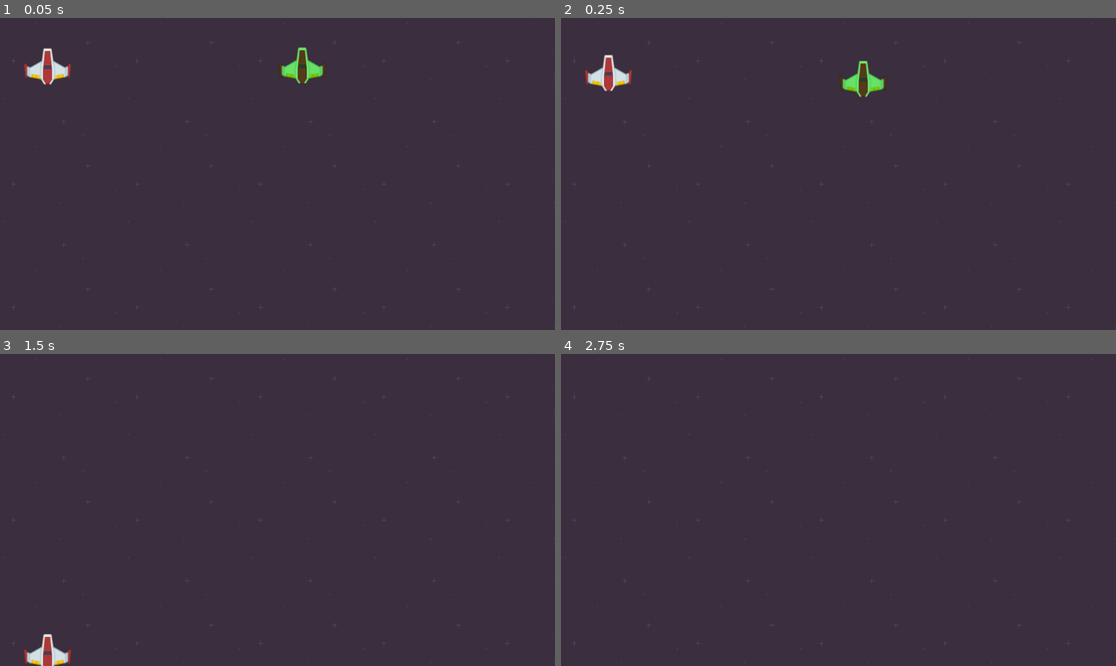
Above: before the commit, frames 1-4 (two rows, left to right).
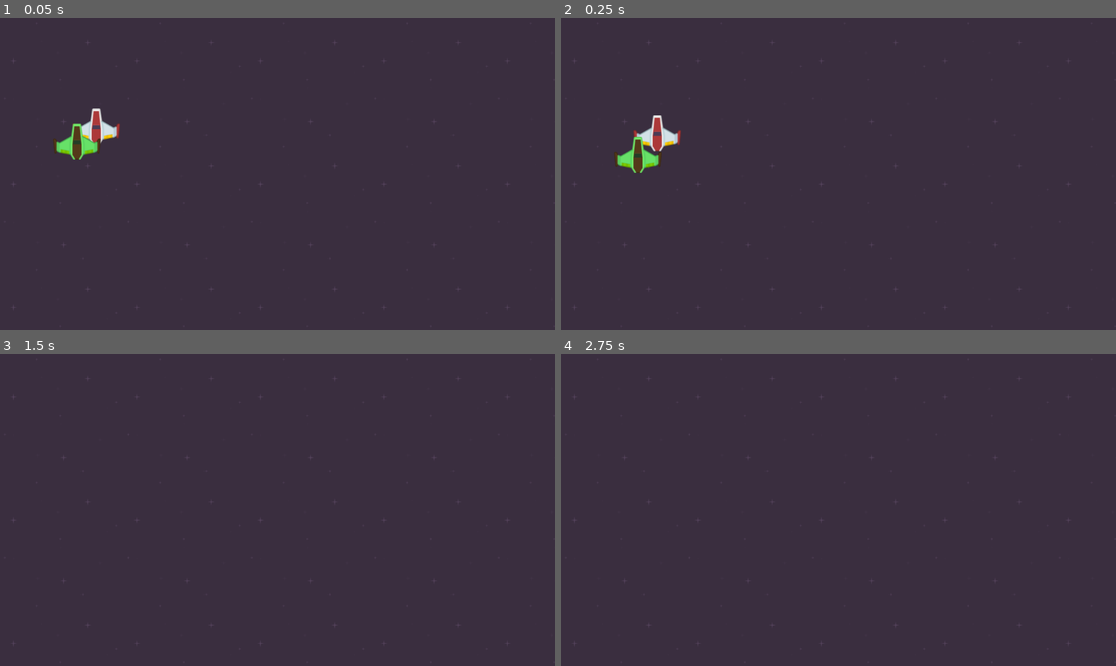
Above: after the commit, the same moments.

Repository: dfcut8/speedysaucer
Game: Godot game, scene res://scenes/level_1.tscn
Same seed, same stepped clock (60 frames per second), same inputs: the game is played once before the commit and once after it.
Inputs:
- Up to frame 1 (0.05 s): no input
- Up to frame 2 (0.25 s): no input
- Up to frame 3 (1.5 s): no input
- Up to frame 4 (2.75 s): tap Enter at 2 s

The runs differ from the first frame. In frame 1, 1.9% of the frame differs, in the area x 4-59%, y 9-46%; in frame 2, 2.0%, in the area x 4-59%, y 11-50%; in frame 3, 0.5%; in frame 4, nothing differs.

Commit message:
small playing with z

Diff:
--- a/scenes/level_1.tscn
+++ b/scenes/level_1.tscn
@@ -12,10 +12,9 @@
 stretch_mode = 1
 
 [node name="player" parent="." instance=ExtResource("2_bswci")]
+position = Vector2(201, 225)
 
-[node name="player2" parent="." instance=ExtResource("2_bswci")]
+[node name="player2" parent="player" instance=ExtResource("2_bswci")]
 modulate = Color(0.486667, 1, 0.45, 1)
-position = Vector2(628, 98)
+position = Vector2(-40, 31)
 gravity_scale = 1.0
-
-[editable path="player"]
